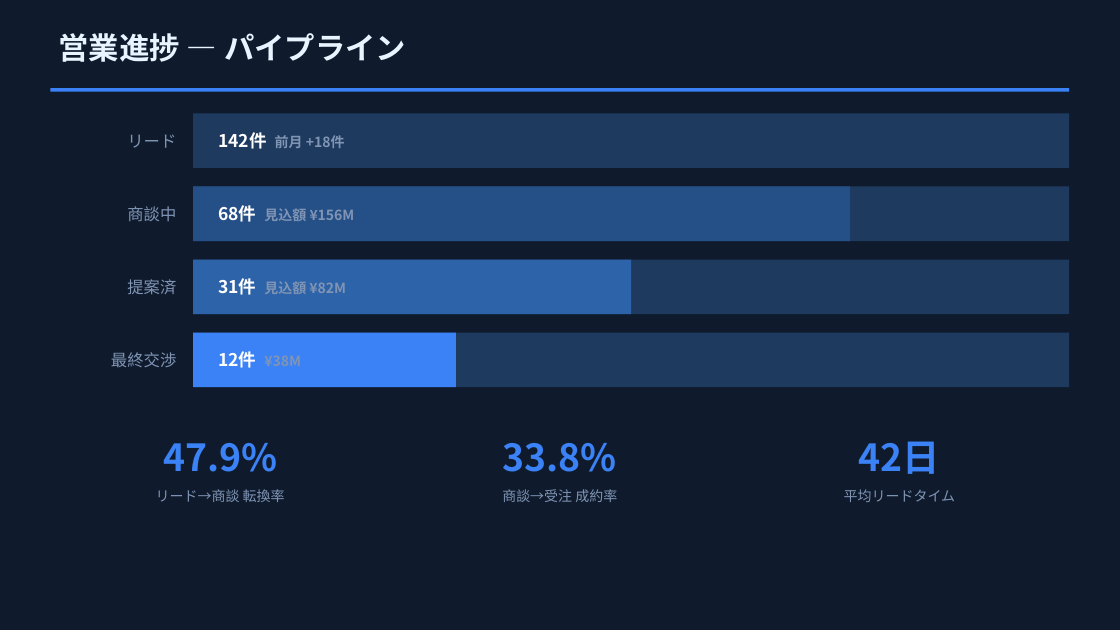
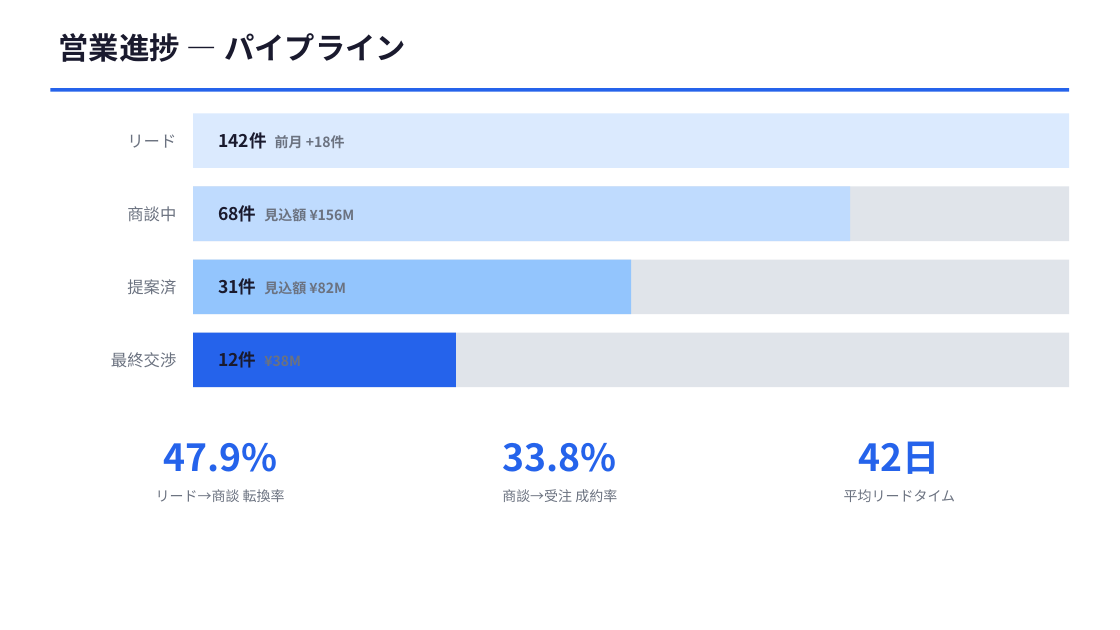
Before and after one commit to horihorihorihorichiz/-, a slide deck: slide 4 of slides/exports/sales-meeting.pptx. Drawn at 1120x630 pixels with LibreOffice and Linux fonts; fonts in the diff are those of the drawing. Boxes give left, top, right and bottom in pixels: in the first picture for what was removed or moved away, otherwise in the second. Text is boxed around its words. In the diff, an @@ line names an element or a change of style, - is before the commit and + after.

```diff
--- a/slides/exports/sales-meeting.pptx
+++ b/slides/exports/sales-meeting.pptx
@@ background #0F1B2D to #FFFFFF @@
@@ text "営業進捗 — パイプライン" at (x1=59, y1=33, x2=406, y2=62): text colour #E8F4FF to #1A1A2E @@
@@ rectangle at (x1=50, y1=88, x2=1070, y2=92): fill #3B82F6 to #2563EB @@
@@ rectangle at (x1=193, y1=113, x2=1070, y2=168): fill #1E3A5F to #DBEAFE @@
@@ text "142件 前月 +18件" at (x1=218, y1=132, x2=345, y2=149): text colour #FFFFFF to #1A1A2E in "142件"; text colour #8094B4 to #6B7280 in "前月 +18件" @@
@@ rectangle at (x1=193, y1=187, x2=850, y2=241): fill #254F87 to #BFDBFE @@
@@ text "68件 見込額 ¥156M" at (x1=218, y1=205, x2=355, y2=222): text colour #FFFFFF to #1A1A2E in "68件"; text colour #8094B4 to #6B7280 in "見込額 ¥156M" @@
@@ rectangle at (x1=193, y1=260, x2=631, y2=314): fill #2D63A8 to #93C5FD @@
@@ text "31件 見込額 ¥82M" at (x1=218, y1=278, x2=346, y2=295): text colour #FFFFFF to #1A1A2E in "31件"; text colour #8094B4 to #6B7280 in "見込額 ¥82M" @@
@@ rectangle at (x1=193, y1=333, x2=456, y2=387): fill #3B82F6 to #2563EB @@
@@ fill #1E3A5F to #E0E4EA in 3 elements at (x1=193, y1=187, x2=1070, y2=241), (x1=193, y1=260, x2=1070, y2=314), (x1=193, y1=333, x2=1070, y2=387) @@
@@ text "12件 ¥38M" at (x1=218, y1=351, x2=256, y2=368): text colour #FFFFFF to #1A1A2E in "12件"; text colour #8094B4 to #6B7280 in "¥38M" @@
@@ text colour #3B82F6 to #2563EB in 3 elements at (x1=163, y1=443, x2=277, y2=472), (x1=503, y1=443, x2=617, y2=472), (x1=859, y1=441, x2=940, y2=474) @@
@@ text colour #8094B4 to #6B7280 in 7 elements at (x1=127, y1=134, x2=176, y2=148), (x1=127, y1=206, x2=176, y2=221), (x1=127, y1=279, x2=176, y2=295), (x1=111, y1=352, x2=176, y2=367), (x1=156, y1=489, x2=285, y2=502), (x1=502, y1=489, x2=617, y2=502), (x1=844, y1=489, x2=956, y2=502) @@
```
Also in this commit, not shown: 5 other slides changed, 3 other files.
